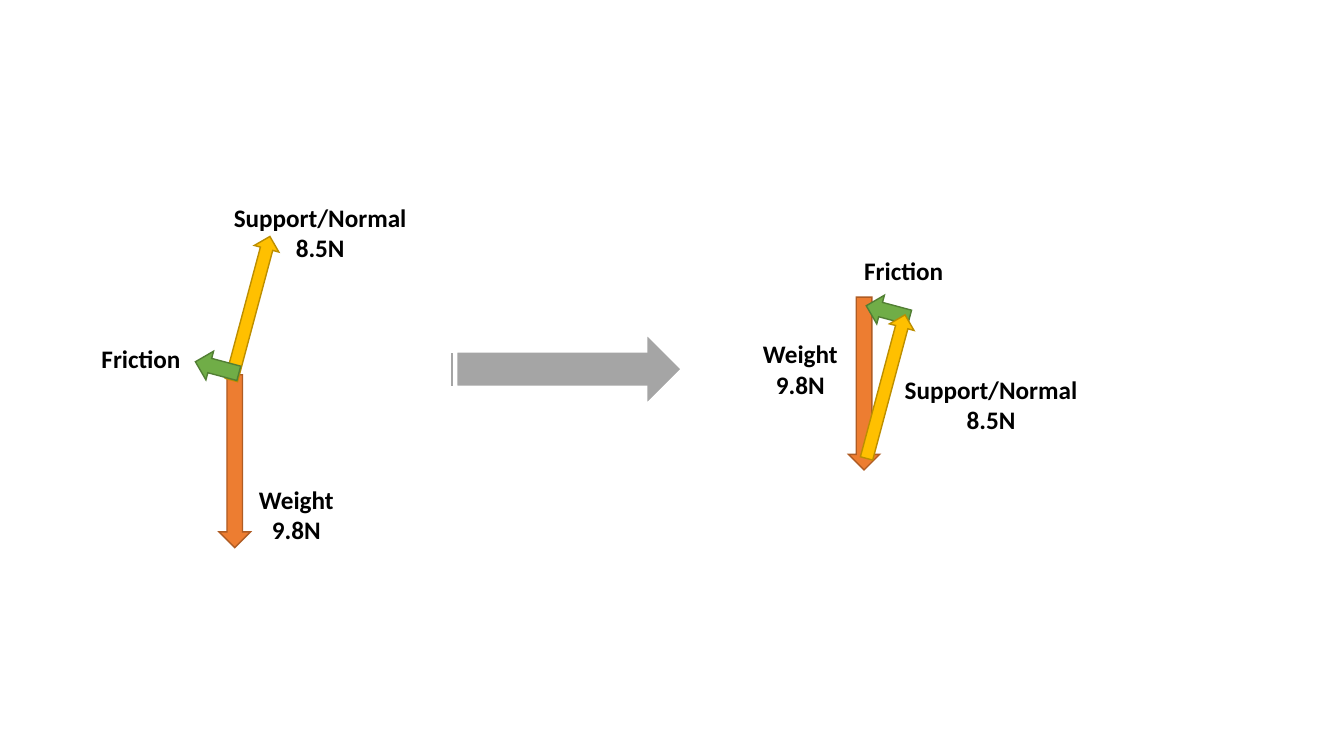
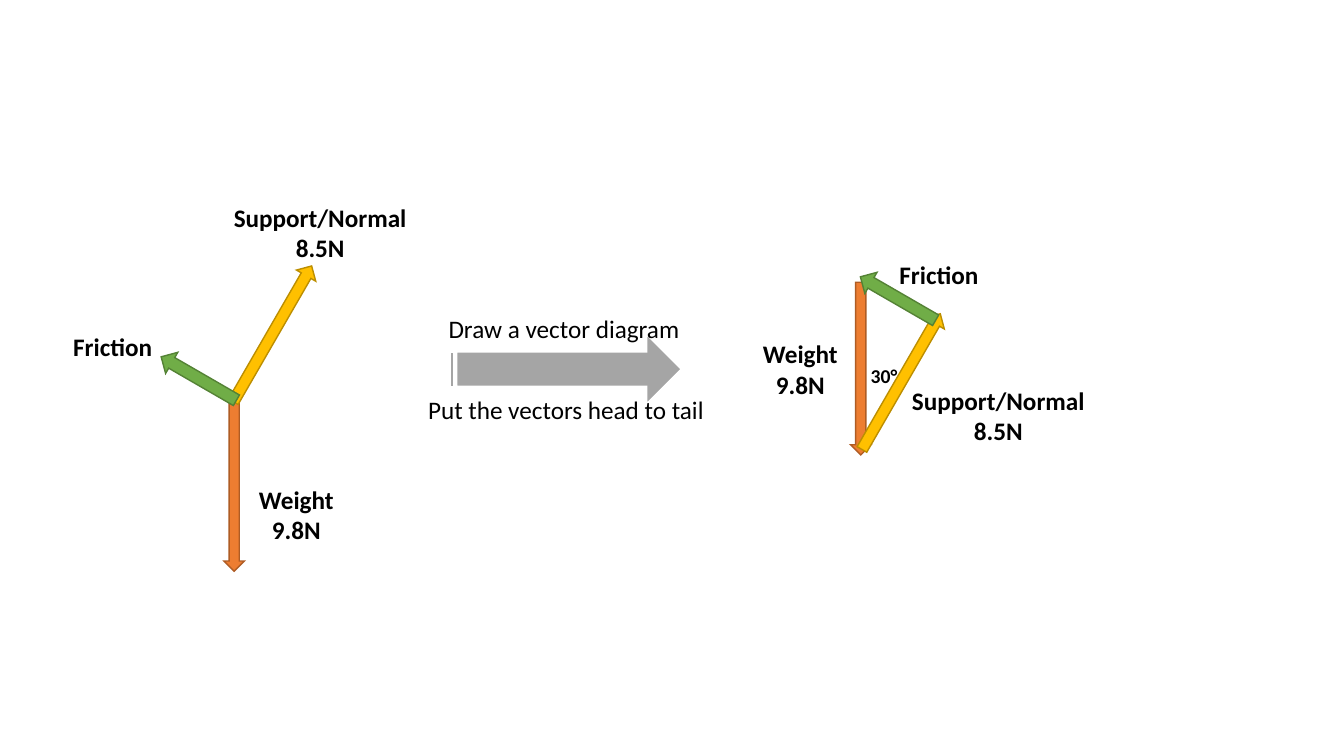
Before and after one commit to finnito/Science, a slide deck: slide 9 of content/12phy/as91171/assets/figures.pptx (slide 8 before the commit). Drawn at 1344x756 pixels with LibreOffice and Linux fonts; fonts in the diff are those of the drawing. Boxes give left, top, right and bottom in pixels: in the first picture for what was removed or moved away, otherwise in the second. Text is boxed around its words. In the diff, an @@ line names an element or a change of style, - is before the commit and + after.

```diff
--- a/content/12phy/as91171/assets/figures.pptx
+++ b/content/12phy/as91171/assets/figures.pptx
@@ up arrow at [224,260,321,406]: mirrored; rotation 15 to 210 degrees @@
@@ up arrow at [855,266,942,331]: outline #538035 1 pt to #548235 1 pt; mirrored; rotation 285 to 120 degrees @@
@@ text "Friction": place and size @@
-text "Friction" at [864,262,943,281]
+text "Friction" at [899,266,978,284]
@@ up arrow: place and size @@
-up arrow at [849,297,880,470]
+up arrow at [851,282,871,455]
@@ text "Friction": place and size @@
-text "Friction" at [101,350,180,368]
+text "Friction" at [73,338,152,357]
@@ text added at [449,320,679,344], 18 pt, text #000000 @@
+Draw a vector diagram
@@ up arrow at [853,308,950,455]: mirrored; rotation 15 to 210 degrees @@
@@ up arrow at [155,346,242,410]: outline #538035 1 pt to #548235 1 pt; mirrored; rotation 285 to 120 degrees @@
@@ text "Support/Normal 8.5N": place and size @@
-text "Support/Normal 8.5N" at [905,381,1078,429]
+text "Support/Normal 8.5N" at [912,392,1085,440]
@@ text added at [871,369,898,389], 14 pt, text #000000, bold @@
+30°
@@ up arrow: place and size @@
-up arrow at [219,375,250,547]
+up arrow at [224,398,244,571]
@@ text added at [428,398,704,420], 18 pt, text #000000 @@
+Put the vectors head to tail
```
Also in this commit, not shown: 2 other slides changed, 1 slide added, 5 other files.
